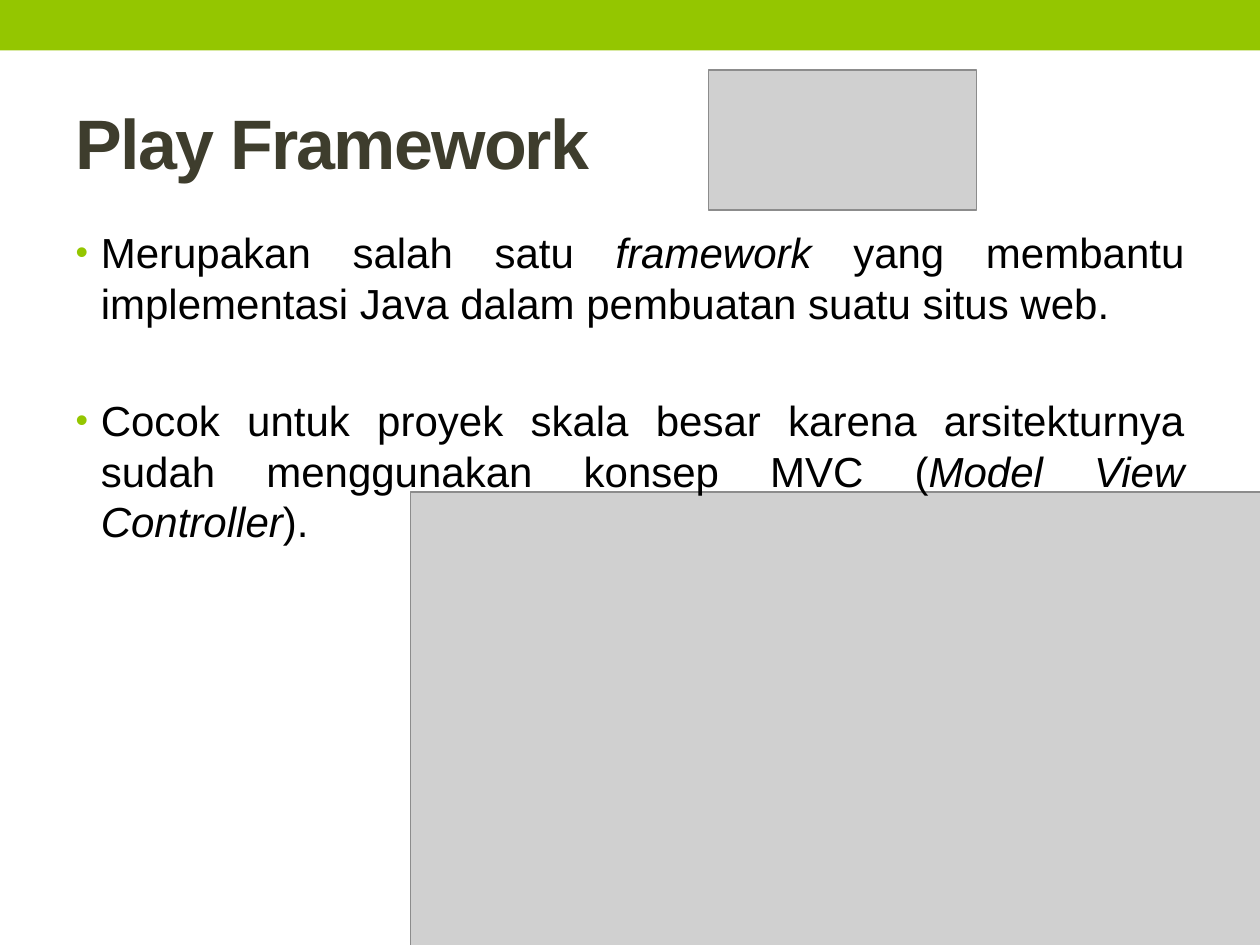
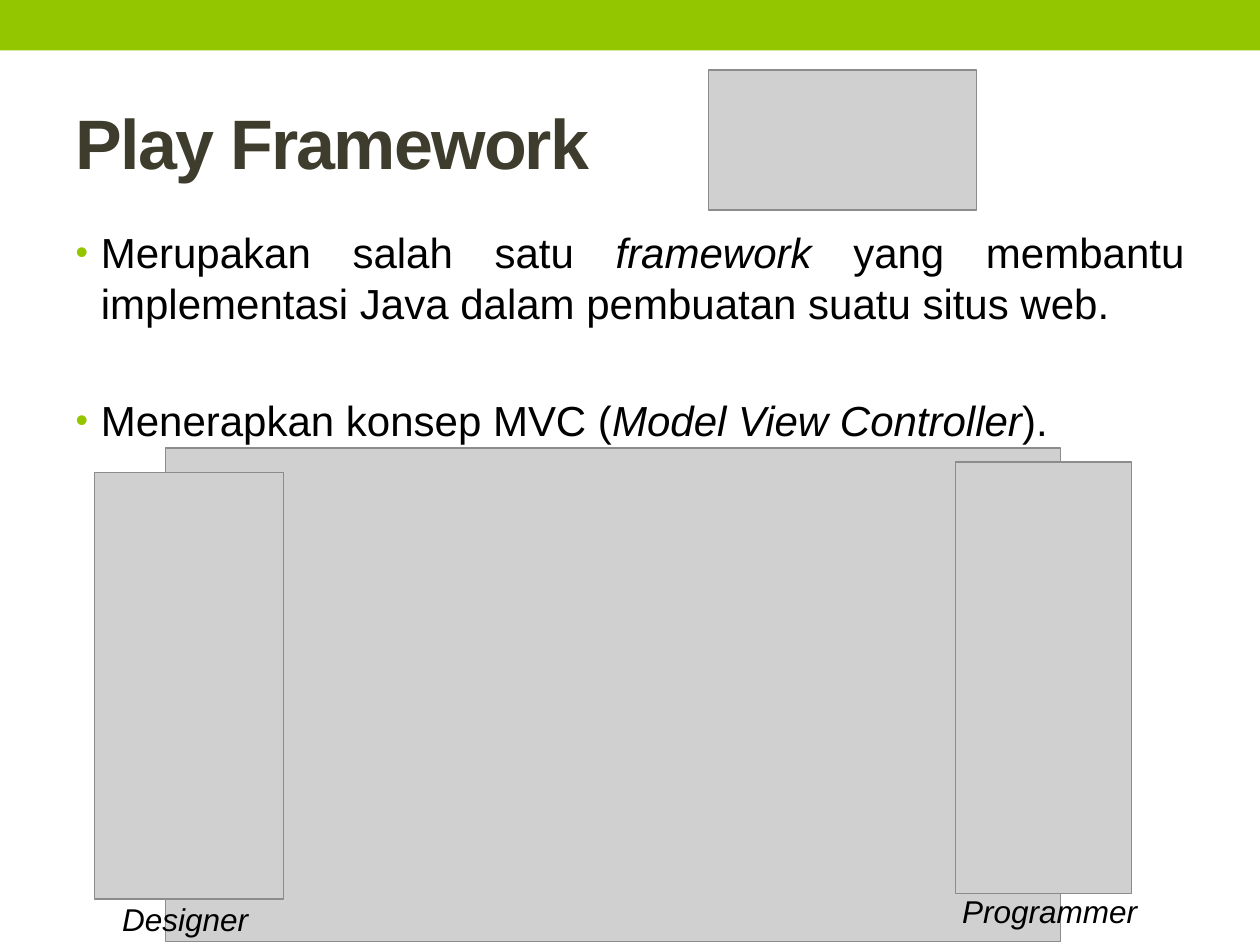
Before and after one commit to TommyAdhityaThe/Skripsi, a slide deck: slide 17 of doc/Presentasi/Review.pptx (slide 20 before the commit). Drawn at 1260x945 pixels with LibreOffice and Linux fonts; fonts in the diff are those of the drawing; grey boxes stand for pictures. Boxes give left, top, right and bottom in pixels: in the first picture for what was removed or moved away, otherwise in the second. Text is boxed around its words. In the diff, an @@ line names an element or a change of style, - is before the commit and + after.

```diff
--- a/doc/Presentasi/Review.pptx
+++ b/doc/Presentasi/Review.pptx
@@ text at bbox=[101, 405, 1048, 445]: text changed @@
-• Cocok untuk proyek skala besar karena arsitekturnya sudah menggunakan konsep MVC (Model View Controller).
+• Menerapkan konsep MVC (Model View Controller).
@@ picture: place and size @@
-picture at bbox=[411, 493, 1260, 945]
+picture at bbox=[165, 449, 1061, 942]
@@ picture added at bbox=[94, 472, 284, 900] @@
@@ picture added at bbox=[955, 462, 1131, 895] @@
@@ text added at bbox=[962, 898, 1137, 929], 18 pt, text #000000, italic @@
+Programmer
@@ text added at bbox=[122, 906, 248, 937], 18 pt, text #000000, italic @@
+Designer
```
Also in this commit, not shown: 24 other slides changed, 22 slides added, 11 slides removed, 18 other files.
